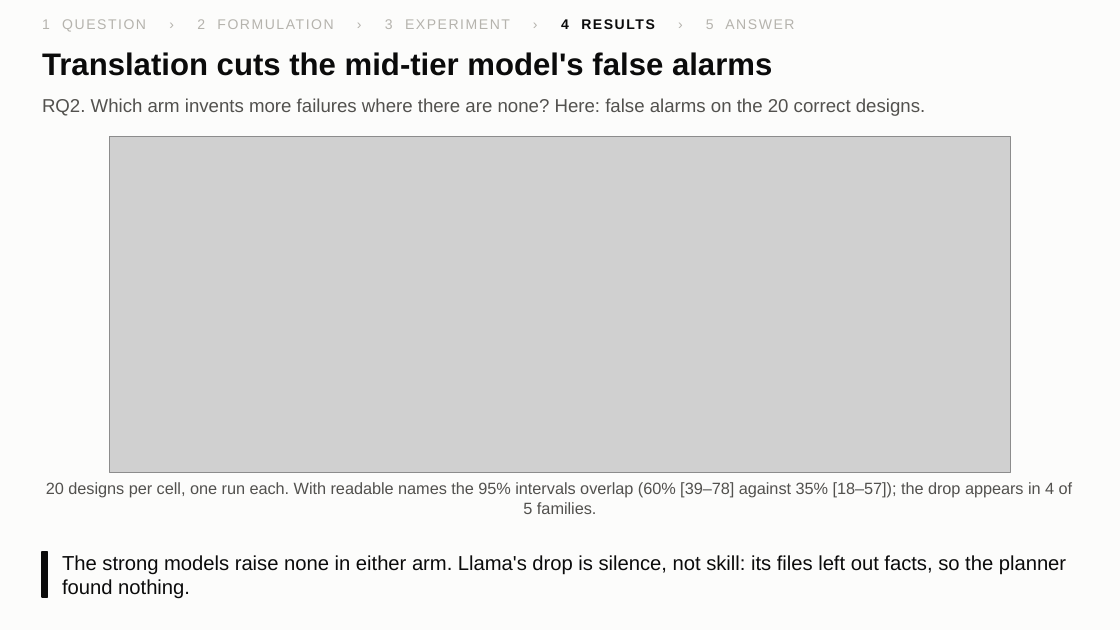
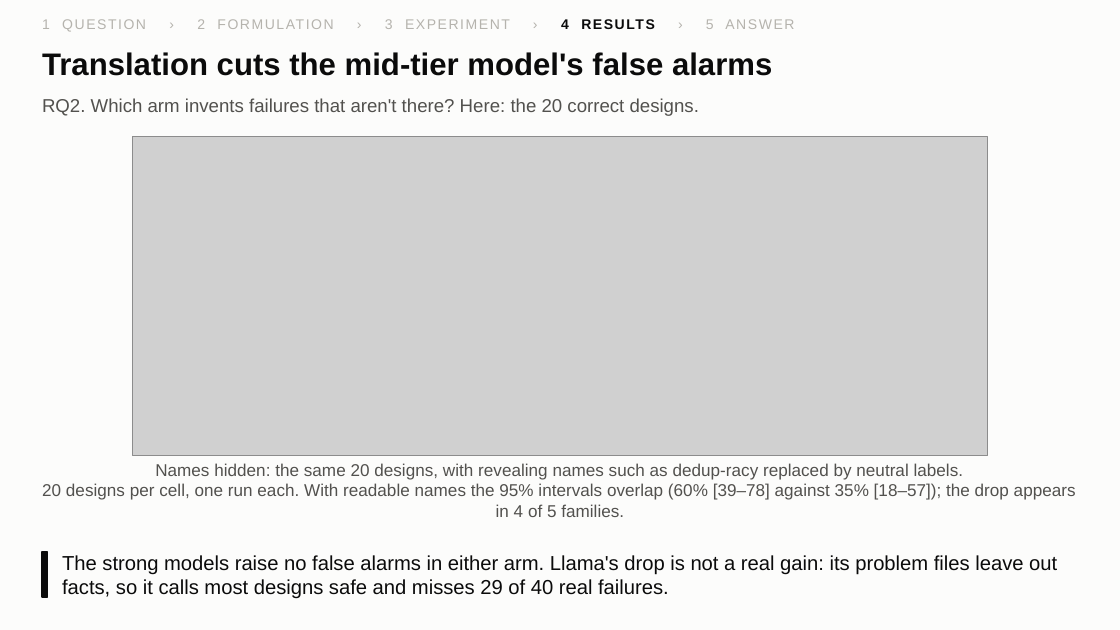
Before and after one commit to yxshrk/System-Failure-Detector, a slide deck: slide 14 of results/figures/slides/premortem_slides.pptx. Drawn at 1120x630 pixels with LibreOffice and Linux fonts; fonts in the diff are those of the drawing; grey boxes stand for pictures. Boxes give left, top, right and bottom in pixels: in the first picture for what was removed or moved away, otherwise in the second. Text is boxed around its words. In the diff, an @@ line names an element or a change of style, - is before the commit and + after.

```diff
--- a/results/figures/slides/premortem_slides.pptx
+++ b/results/figures/slides/premortem_slides.pptx
@@ text at [42, 98, 699, 116]: text changed @@
-RQ2. Which arm invents more failures where there are none? Here: false alarms on the 20 correct designs.
+RQ2. Which arm invents failures that aren't there? Here: the 20 correct designs.
@@ picture: place and size @@
-picture at [110, 137, 1010, 473]
+picture at [132, 137, 988, 456]
@@ text "Names hidden: the same 20 ...": place and size @@
-text "Names hidden: the same 20 ..." at [46, 482, 1073, 514]
+text "Names hidden: the same 20 ..." at [42, 463, 1076, 517]
@@ text at [155, 463, 964, 480]: paragraph added @@
+Names hidden: the same 20 designs, with revealing names such as dedup-racy replaced by neutral labels.
@@ text at [42, 483, 1076, 517]: size 10.5 to 11 pt in "20 designs per cell, one run each. ..." @@
@@ text at [62, 555, 1057, 599]: text changed @@
-The strong models raise none in either arm. Llama's drop is silence, not skill: its files left out facts, so the planner found nothing.
+The strong models raise no false alarms in either arm. Llama's drop is not a real gain: its problem files leave out facts, so it calls most designs safe and misses 29 of 40 real failures.
```
Also in this commit, not shown: 5 other slides changed, 12 other files.
